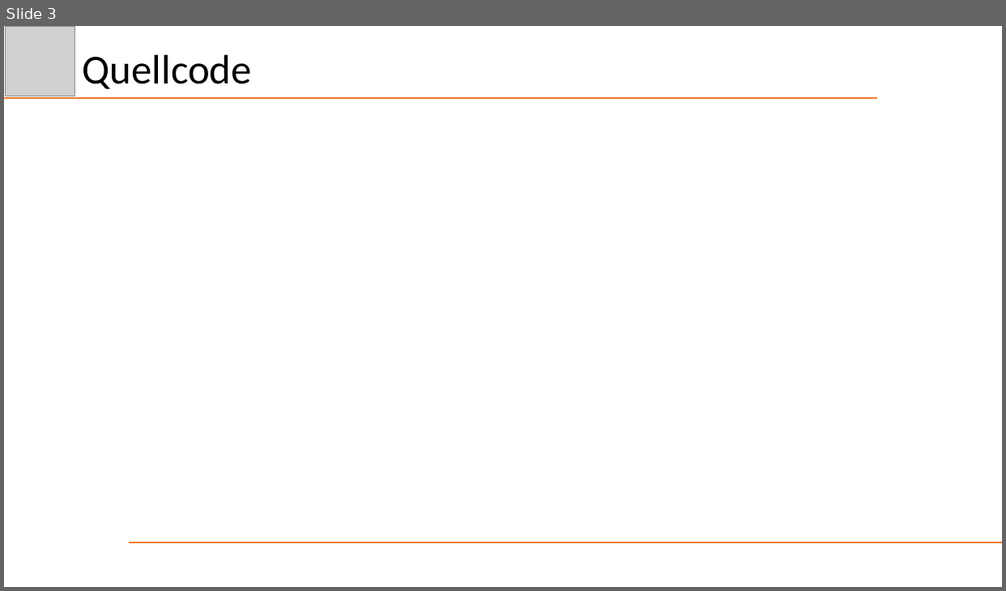
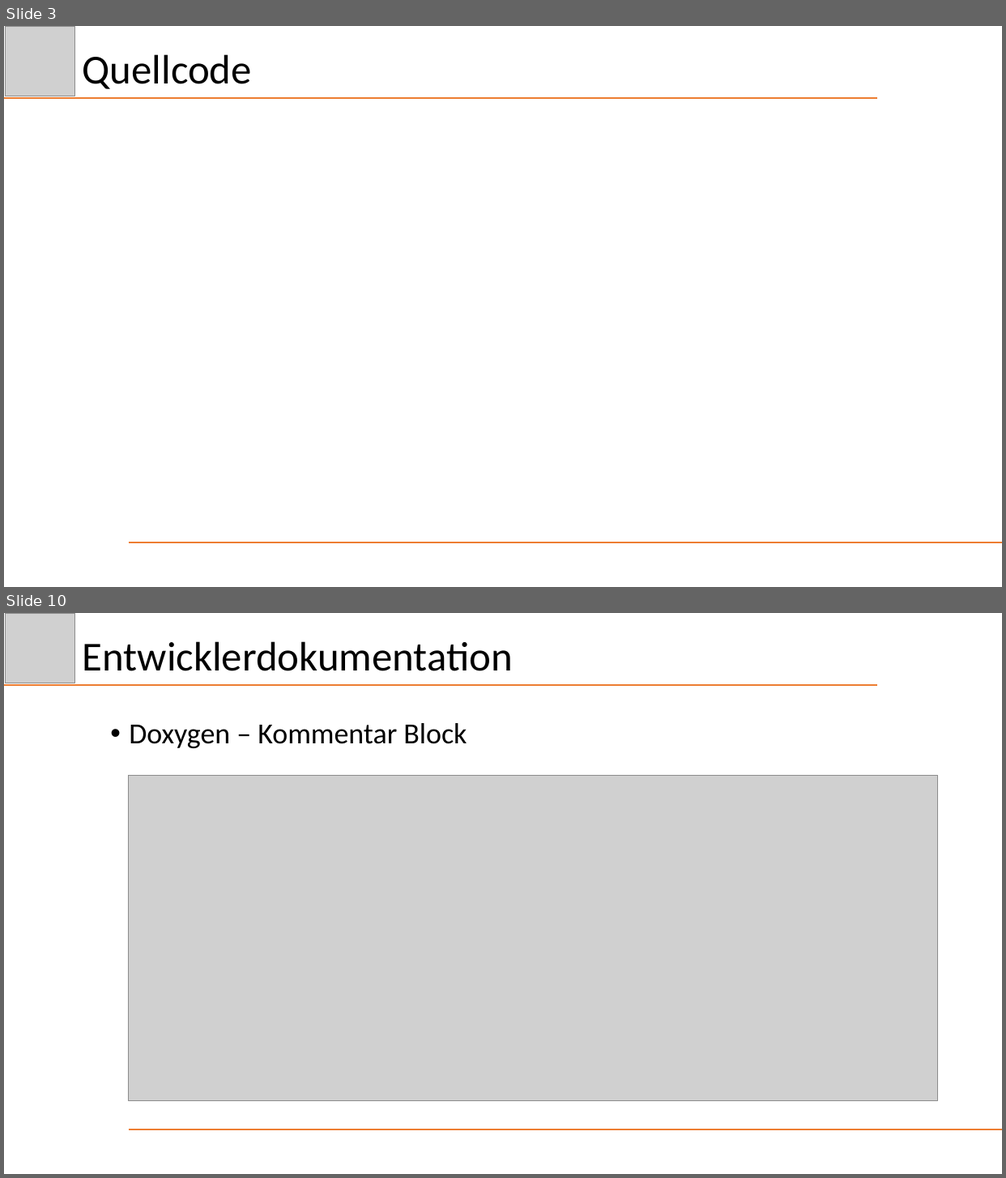
Before and after one commit to Schnitzel128/sejava, a slide deck: Präsentation/DezHex.pptx. Shown one above the other, each under a label of ours: slide 3 before the commit, slides 3 and 10 after it; the slides between them are not shown. The pictures are 1006x591 and 1006x1178 pixels, drawn with LibreOffice and Linux fonts; fonts in the diff are those of the drawing; grey boxes stand for pictures. Boxes give left, top, right and bottom in pixels: in the first picture for what was removed or moved away, otherwise in the second. Text is boxed around its words. In the diff, an @@ line names an element or a change of style, - is before the commit and + after.

```diff
--- a/Präsentation/DezHex.pptx
+++ b/Präsentation/DezHex.pptx
@@ slide 10 added at bbox=[4, 613, 1002, 1174], background #FFFFFF @@
@@ picture added at bbox=[6, 613, 75, 683] @@
@@ title added at bbox=[83, 641, 513, 671], 39.6 pt, text #000000 @@
+Entwicklerdokumentation
@@ line added from (4, 685) to (878, 685), #ED7D31 1.5 pt @@
@@ text added at bbox=[129, 723, 467, 748], 28 pt, text #000000 @@
+• Doxygen – Kommentar Block
@@ picture added at bbox=[129, 776, 938, 1101] @@
@@ line added from (129, 1130) to (1002, 1130), #ED7D31 1.5 pt @@
```
Also in this commit, not shown: 4 slides changed, 16 other slides added, 1 slide removed, 3 other files.
